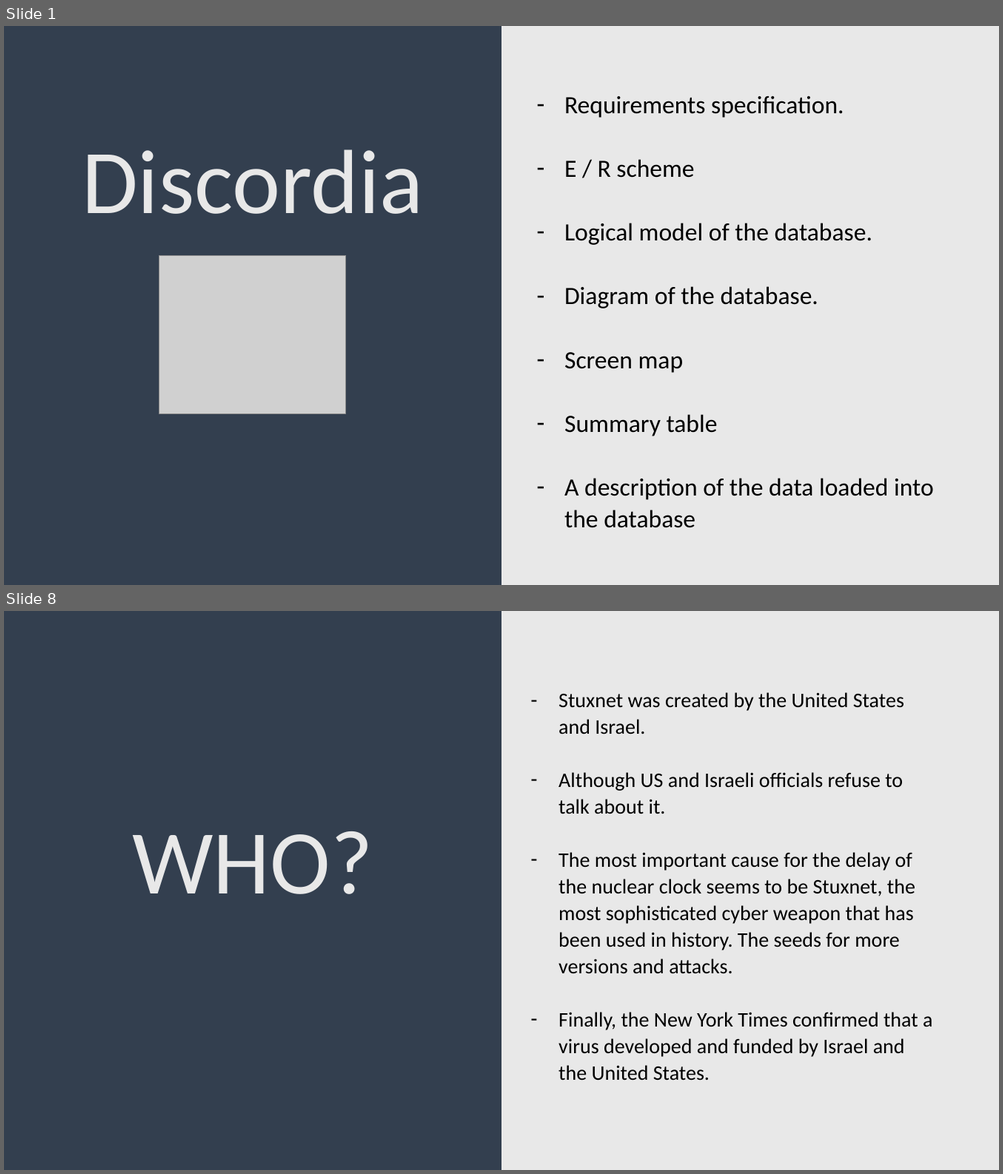
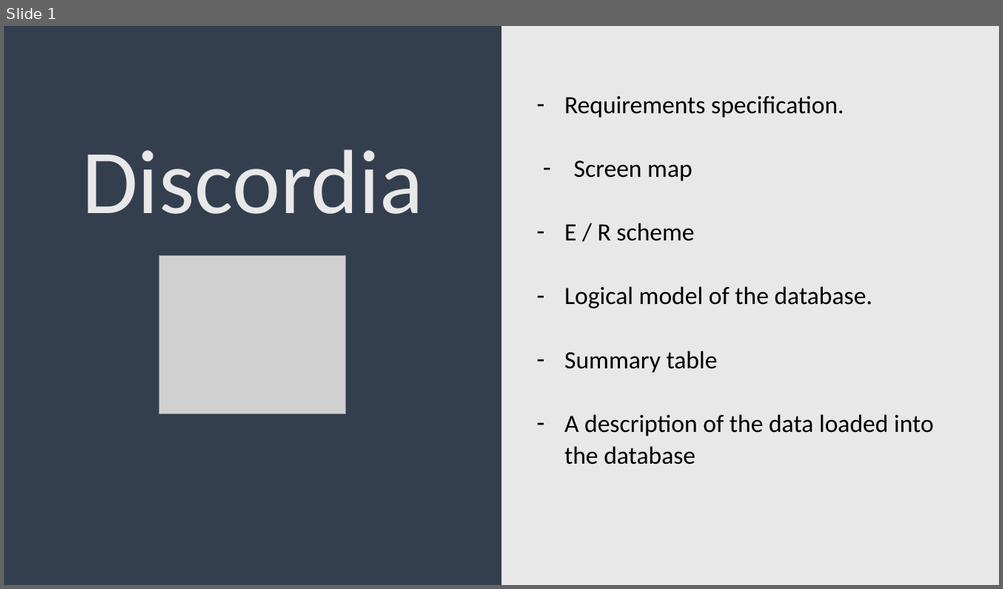
Before and after one commit to DaniGFClase/Operacion-Discordia, a slide deck: documentation/Exposition.pptx. Shown one above the other, each under a label of ours: slides 1 and 8 before the commit, slide 1 after it; the slides between them are not shown. The pictures are 1003x1174 and 1003x589 pixels, drawn with LibreOffice and Linux fonts; fonts in the diff are those of the drawing; grey boxes stand for pictures. Boxes give left, top, right and bottom in pixels: in the first picture for what was removed or moved away, otherwise in the second. Text is boxed around its words. In the diff, an @@ line names an element or a change of style, - is before the commit and + after.

```diff
--- a/documentation/Exposition.pptx
+++ b/documentation/Exposition.pptx
@@ slide 8 removed at (4, 611, 999, 1170), background gradient #333F50 to #E8E8E8 @@
@@ text removed at (558, 692, 932, 1081) @@
-– Stuxnet was created by the United States and Israel.
-– Although US and Israeli officials refuse to talk about it.
-– The most important cause for the delay of the nuclear clock seems to be Stuxnet, the most sophisticated cyber weapon that has been used in history. The seeds for more versions and attacks.
-– Finally, the New York Times confirmed that a virus developed and funded by Israel and the United States.
@@ text removed at (132, 832, 373, 894) @@
-WHO?
@@ slide 1 changed as well @@
@@ text at (564, 96, 933, 465): indent changed; less space between paragraphs @@
@@ text at (574, 161, 692, 181): paragraph added @@
+– Screen map
@@ text at (564, 286, 818, 373): paragraphs removed @@
-– Diagram of the database.
-– Screen map
```
Also in this commit, not shown: 10 slides added, 7 other slides removed, 4 other files.
